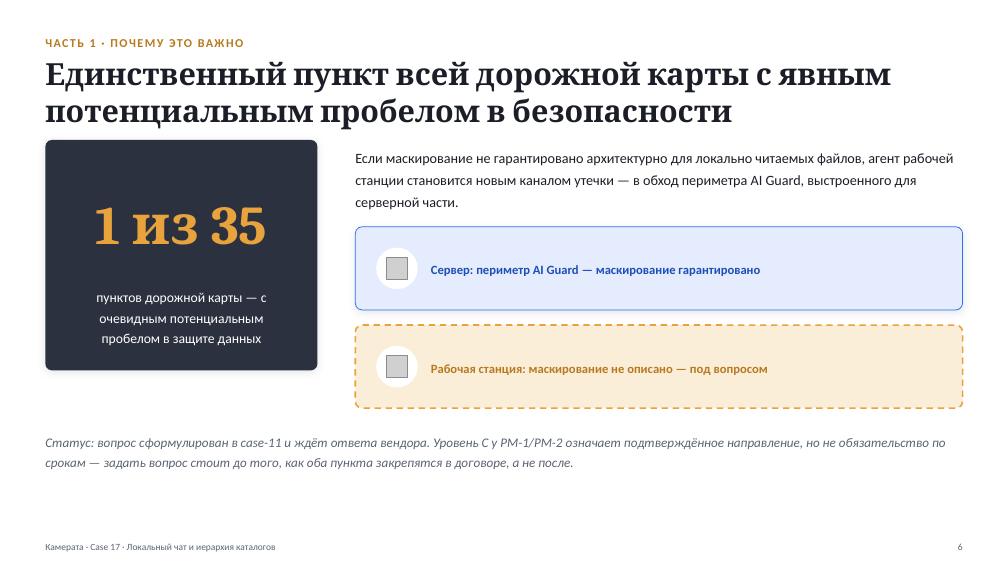
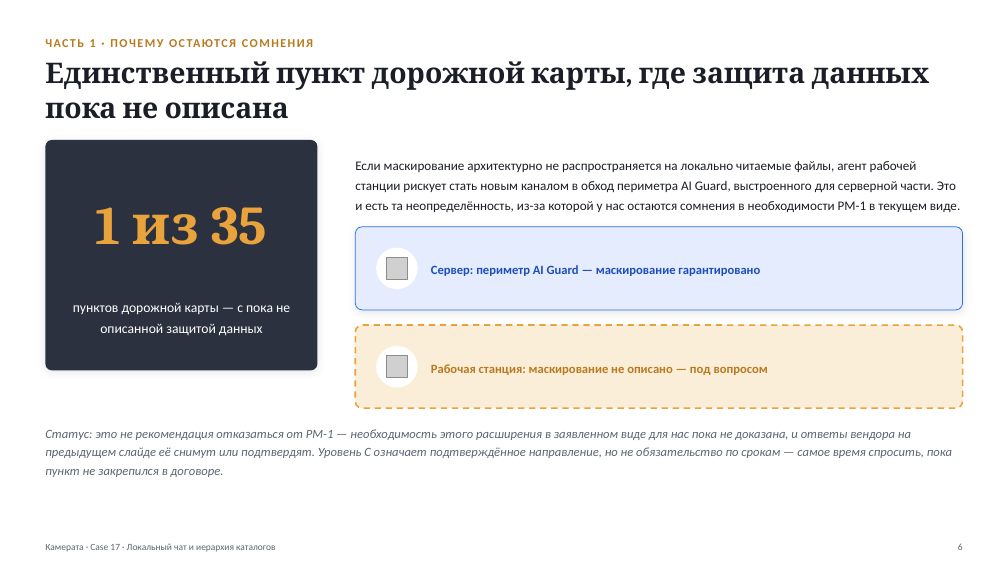
Before and after one commit to vladilslavandrosov-prog/job-RAG, a slide deck: slide 6 of docs/presentations/case-17-lokalny-chat-i-ierarhiya-katalogov.pptx. Drawn at 1008x567 pixels with LibreOffice and Linux fonts; fonts in the diff are those of the drawing; grey boxes stand for pictures. Boxes give left, top, right and bottom in pixels: in the first picture for what was removed or moved away, otherwise in the second. Text is boxed around its words. In the diff, an @@ line names an element or a change of style, - is before the commit and + after.

```diff
--- a/docs/presentations/case-17-lokalny-chat-i-ierarhiya-katalogov.pptx
+++ b/docs/presentations/case-17-lokalny-chat-i-ierarhiya-katalogov.pptx
@@ text at [90,39,96,47]: text changed @@
-ЧАСТЬ 1 · ПОЧЕМУ ЭТО ВАЖНО
+ЧАСТЬ 1 · ПОЧЕМУ ОСТАЮТСЯ СОМНЕНИЯ
@@ text at [45,61,930,119]: text changed; size 29 to 27 pt @@
-Единственный пункт всей дорожной карты с явным потенциальным пробелом в безопасности
+Единственный пункт дорожной карты, где защита данных пока не описана
@@ text at [355,161,960,212]: text changed; size 13.5 to 12.5 pt @@
-Если маскирование не гарантировано архитектурно для локально читаемых файлов, агент рабочей станции становится новым каналом утечки — в обход периметра AI Guard, выстроенного для серверной части.
+Если маскирование архитектурно не распространяется на локально читаемые файлы, агент рабочей станции рискует стать новым каналом в обход периметра AI Guard, выстроенного для серверной части. Это и есть та неопределённость, из-за которой у нас остаются сомнения в необходимости РМ-1 в текущем виде.
@@ text at [73,303,290,336]: text changed @@
-пунктов дорожной карты — с очевидным потенциальным пробелом в защите данных
+пунктов дорожной карты — с пока не описанной защитой данных
@@ text at [45,429,952,477]: text changed; size 12.5 to 12 pt @@
-Статус: вопрос сформулирован в case-11 и ждёт ответа вендора. Уровень C у РМ-1/РМ-2 означает подтверждённое направление, но не обязательство по срокам — задать вопрос стоит до того, как оба пункта закрепятся в договоре, а не после.
+Статус: это не рекомендация отказаться от РМ-1 — необходимость этого расширения в заявленном виде для нас пока не доказана, и ответы вендора на предыдущем слайде её снимут или подтвердят. Уровень C означает подтверждённое направление, но не обязательство по срокам — самое время спросить, пока пункт не закрепился в договоре.
```
Also in this commit, not shown: 12 other slides changed.
